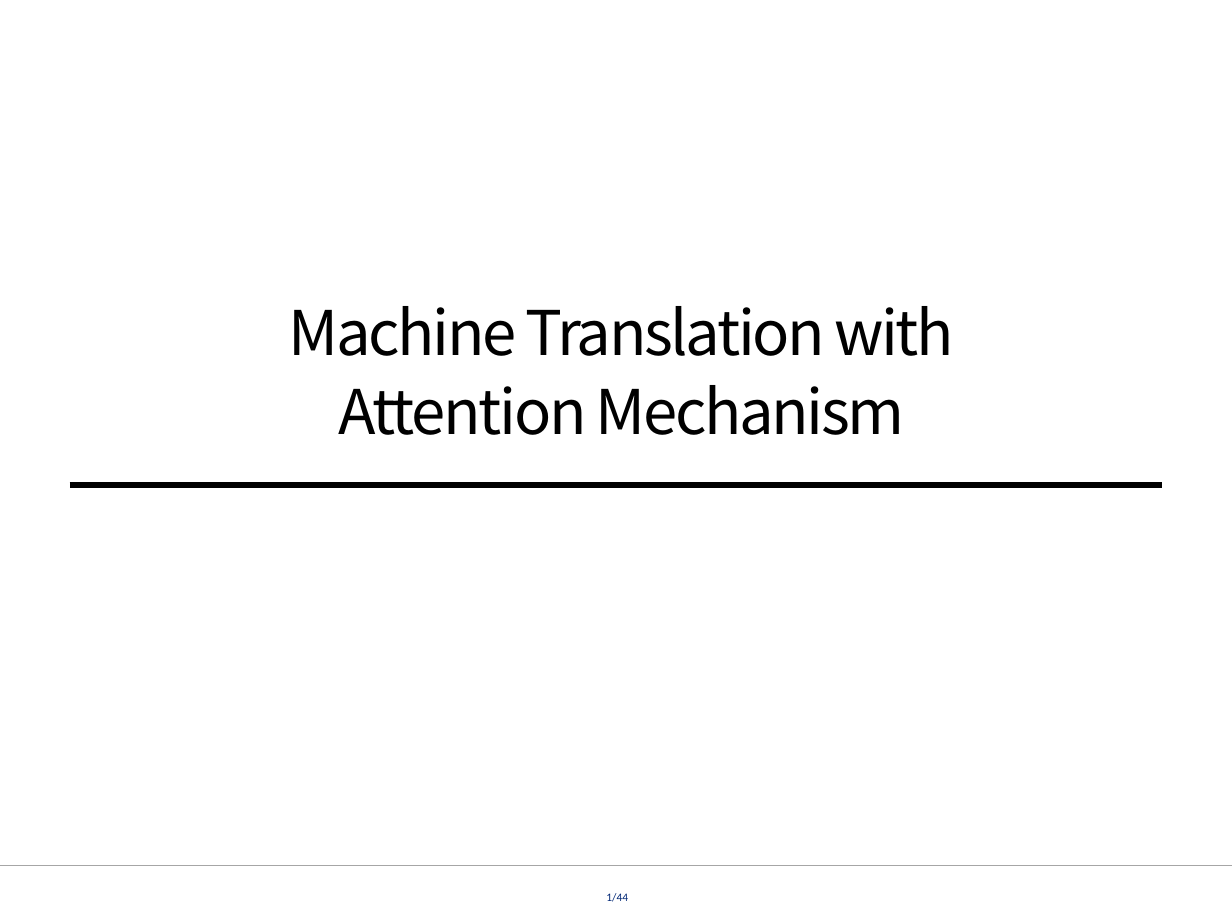
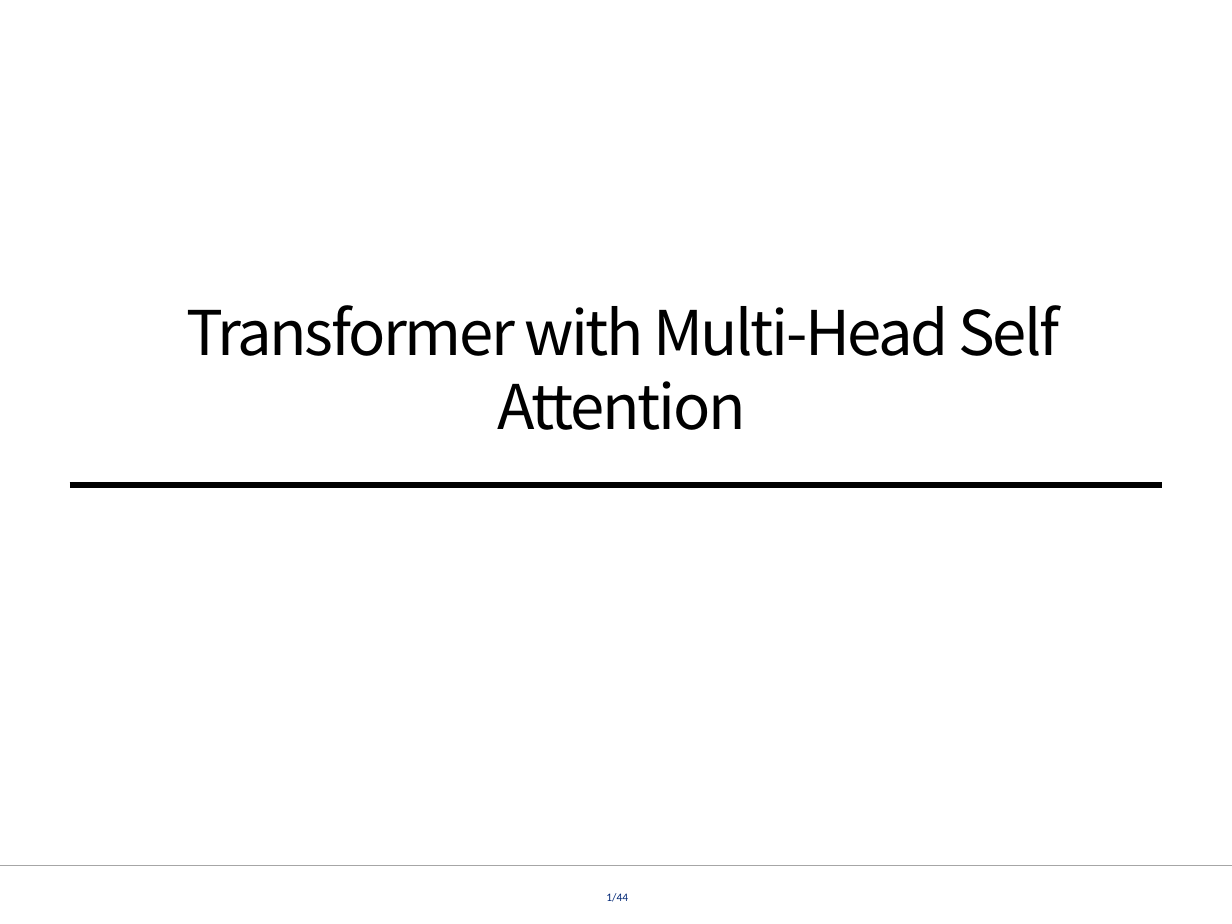
Before and after one commit to JongKook-Heo/NLP-Tutorial, a slide deck: slide 1 of 4. Transformer with Multi-Head Self Attention.pptx. Drawn at 1232x924 pixels with LibreOffice and Linux fonts; fonts in the diff are those of the drawing; background and template pictures are left out. Boxes give left, top, right and bottom in pixels: in the first picture for what was removed or moved away, otherwise in the second. Text is boxed around its words. In the diff, an @@ line names an element or a change of style, - is before the commit and + after.

Commit message:
Transformer ppt title changed

```diff
--- a/4. Transformer with Multi-Head Self Attention.pptx
+++ b/4. Transformer with Multi-Head Self Attention.pptx
@@ text at (186,305,1059,430): text changed @@
-Machine Translation with
-Attention Mechanism
+Transformer with Multi-Head Self Attention
```
Also in this commit, not shown: 1 other file.
